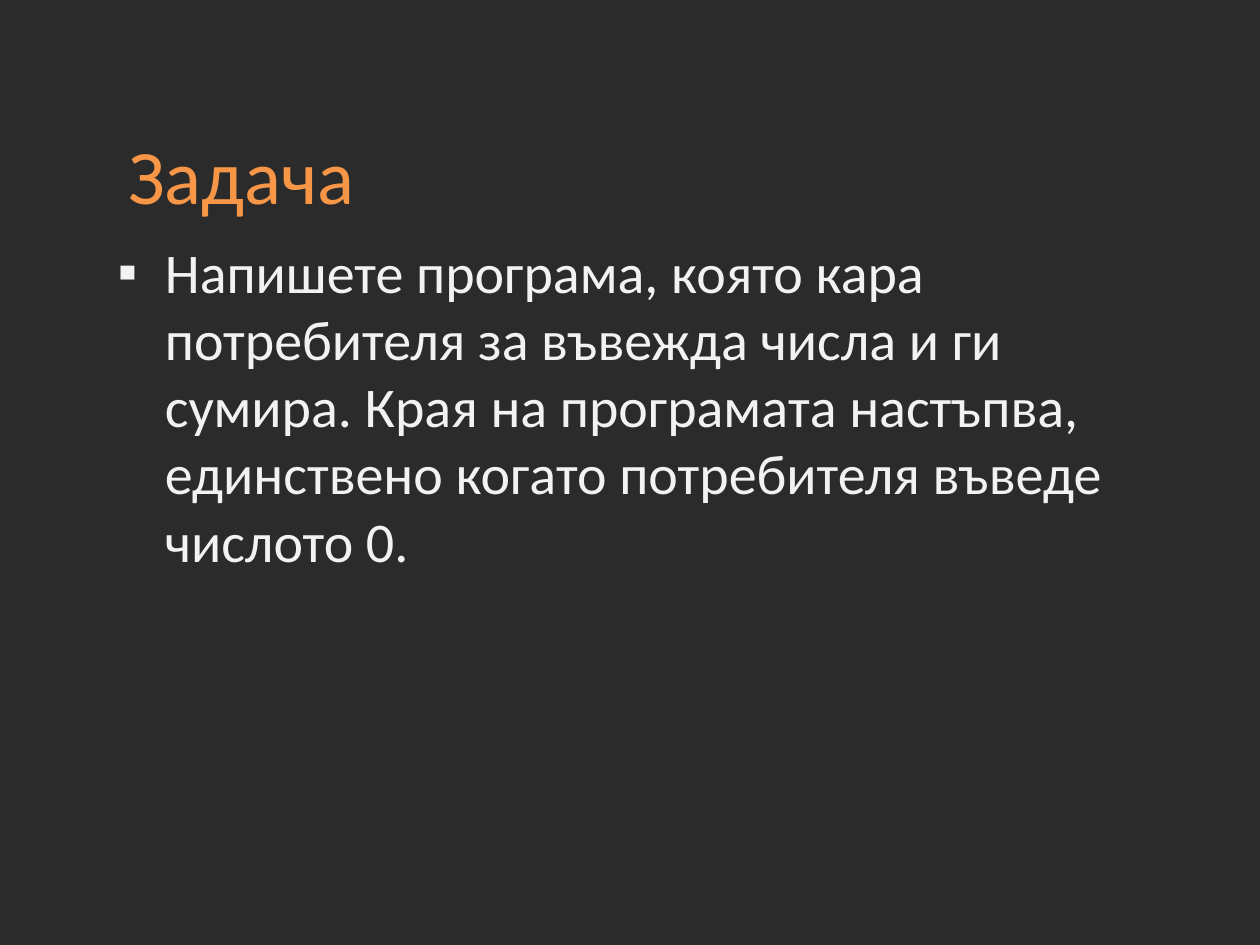
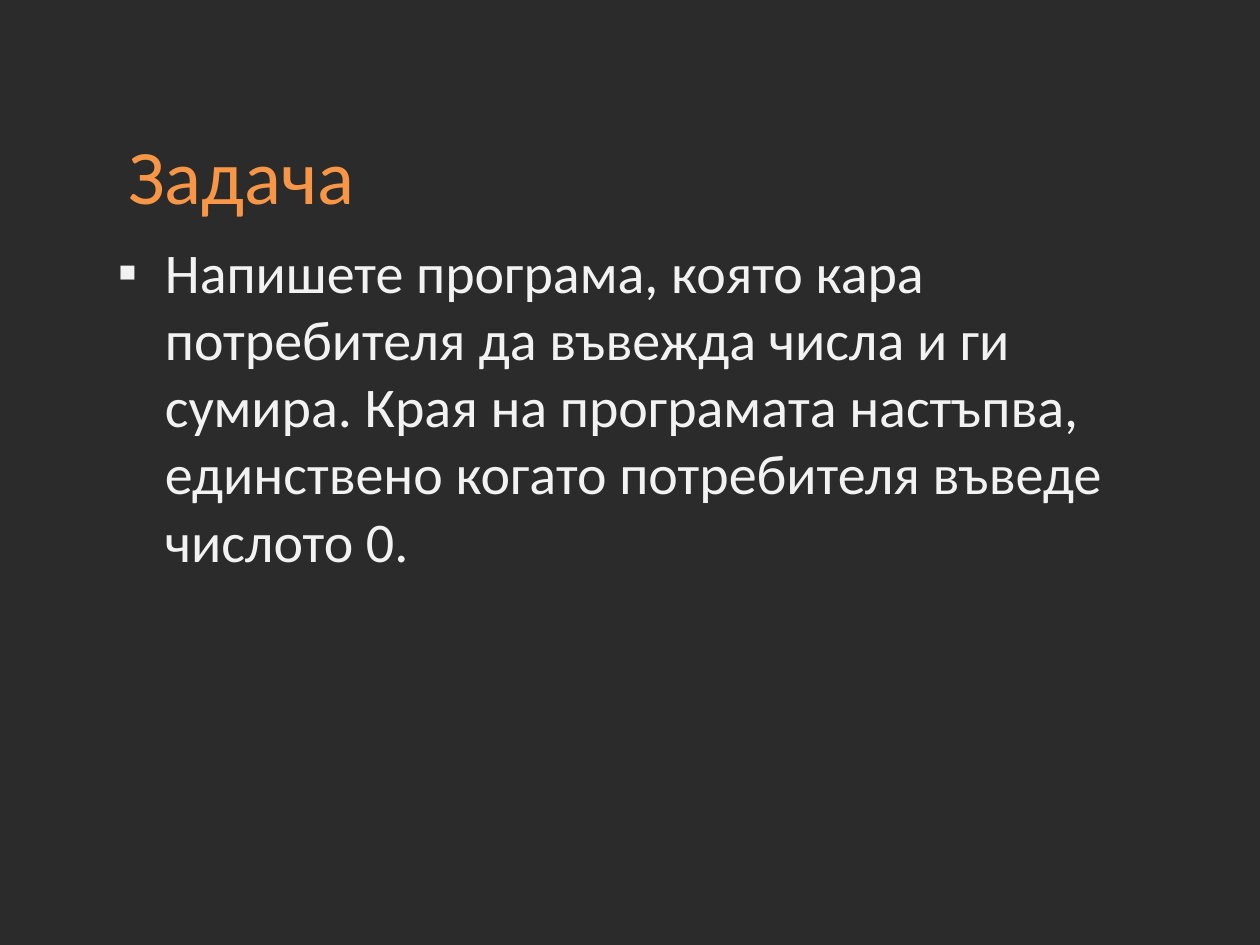
Before and after one commit to Academy-Soft-Intellect/Dot-Net-Course, a slide deck: slide 16 of 03.2-Loops.pptx. Drawn at 1260x945 pixels with LibreOffice and Linux fonts; fonts in the diff are those of the drawing; background and template pictures are left out; a plain dark background stands for a picture behind light text. Boxes give left, top, right and bottom in pixels: in the first picture for what was removed or moved away, otherwise in the second. Text is boxed around its words. In the diff, an @@ line names an element or a change of style, - is before the commit and + after.

```diff
--- a/03.2-Loops.pptx
+++ b/03.2-Loops.pptx
@@ text at (x1=165, y1=257, x2=1102, y2=563): text changed @@
-▪ Напишете програма, която кара потребителя за въвежда числа и ги сумира. Края на програмата настъпва, единствено когато потребителя въведе числото 0.
+▪ Напишете програма, която кара потребителя да въвежда числа и ги сумира. Края на програмата настъпва, единствено когато потребителя въведе числото 0.
```
Also in this commit, not shown: 16 other files.
